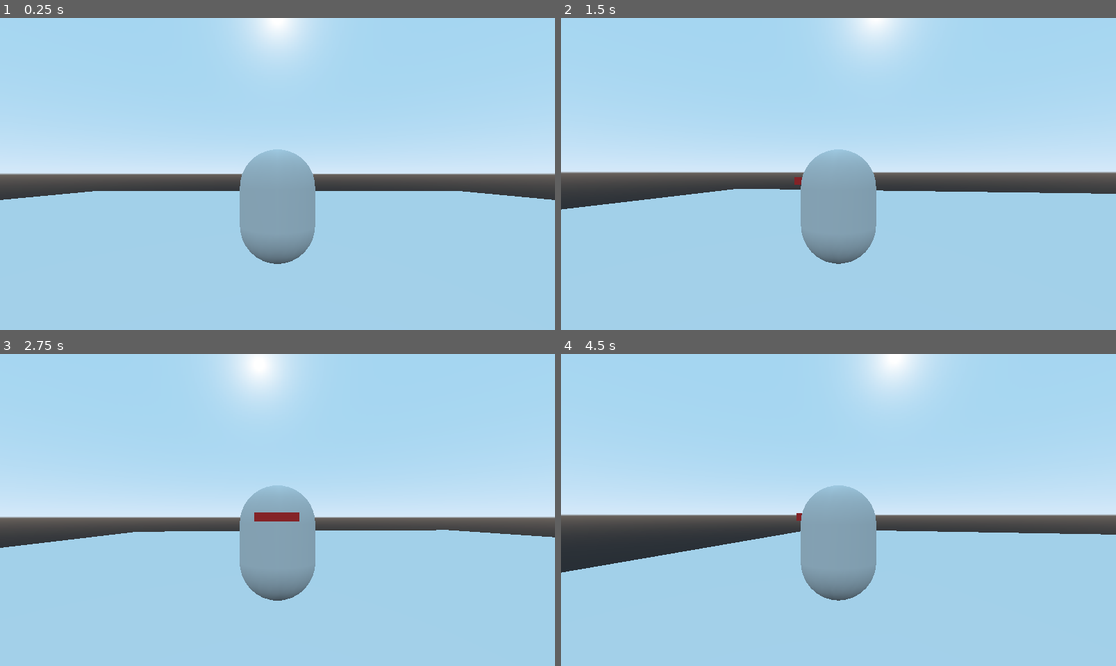
Above: before the commit, frames 1-4 (two rows, left to right).
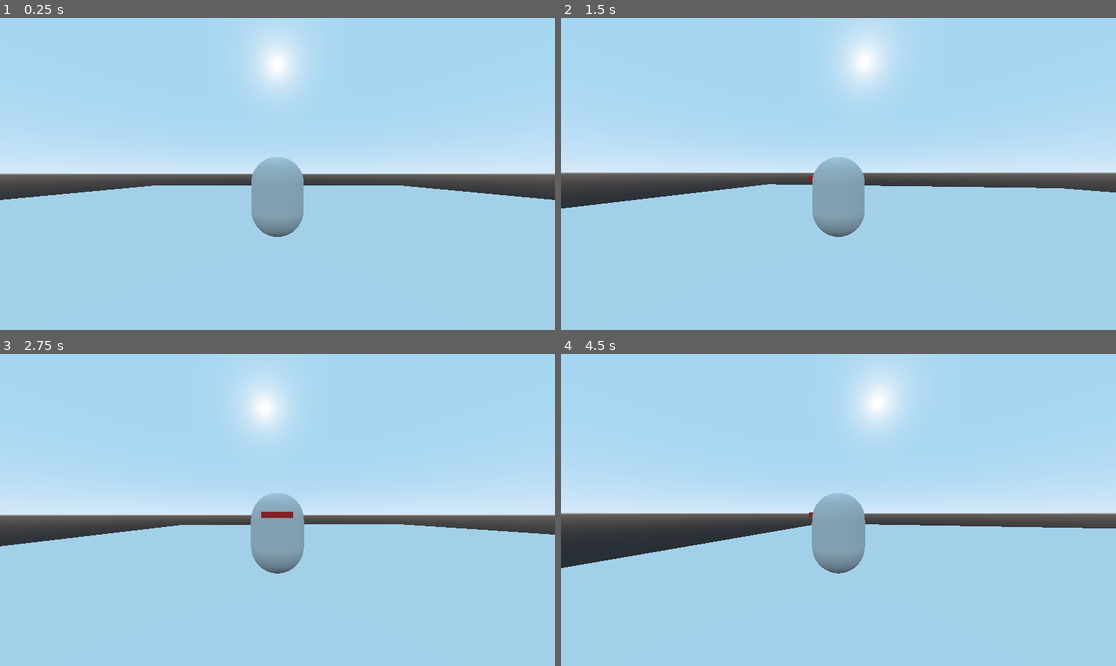
Above: after the commit, the same moments.

Repository: MegaModular/Game-Gam-2022
Game: Godot game, scene res://Main.tscn
The game is run twice, just before and just after one commit, with the same random seed, the same clock (stepped at 60 frames per second) and the same inputs.
Inputs (mouse positions are in pixels of both pictures, inside the frame that each line leads up to):
- Up to frame 1 (0.25 s): no input
- Up to frame 2 (1.5 s): tap Enter at 0.5 s; move the mouse to (866, 174) at 0.52 s; hold A (a) 0.53-1.28 s; tap D (d) at 0.8, 1.35 s; move the mouse to (810, 174) at 1.27 s
- Up to frame 3 (2.75 s): tap S (s) at 1.55 s; move the mouse to (288, 503) at 2.02 s; hold S (s) from 2.03 s (still down); tap W (w) at 2.3 s
- Up to frame 4 (4.5 s): tap Space (space) at 2.75 s; move the mouse to (832, 516) at 2.77 s; release S (s) at 2.78 s; tap W (w) at 2.85 s; tap A (a) at 3.05 s; move the mouse to (877, 513) at 3.52 s; hold A (a) 3.53-4.28 s; tap D (d) at 3.8, 4.35 s; move the mouse to (794, 506) at 4.27 s

The runs differ from the first frame. In frame 1, 4.3% of the frame differs, in the area x 18-82%, y 0-79%; in frame 2, 4.9%; in frame 3, 6.0%; in frame 4, 6.1%, in the area x 0-100%, y 0-80%.
Error before the commit: Parse Error: Variable "Camera" shadows a native class. (res://Player/Scripts/Camera.gd:3)

Commit message:
Camear update2

Diff:
--- a/Main.tscn
+++ b/Main.tscn
@@ -16,6 +16,7 @@
 material/0 = null
 
 [node name="StaticBody" type="StaticBody" parent="MeshInstance"]
+collision_layer = 9
 
 [node name="CollisionShape" type="CollisionShape" parent="MeshInstance/StaticBody"]
 shape = SubResource( 2 )
--- a/Player/Camera.tscn
+++ b/Player/Camera.tscn
@@ -1,15 +1,10 @@
-[gd_scene load_steps=2 format=2]
-
-[ext_resource path="res://Player/Scripts/Camera.gd" type="Script" id=1]
+[gd_scene format=2]
 
 [node name="CameraHolder" type="Spatial"]
-script = ExtResource( 1 )
 
-[node name="Camera" type="Camera" parent="."]
+[node name="ClippedCamera" type="ClippedCamera" parent="."]
 transform = Transform( 1, 0, 0, 0, 1, 0, 0, 0, 1, 0, 0, 6 )
 current = true
-
-[node name="RayCast" type="RayCast" parent="."]
-transform = Transform( 1, 0, 0, 0, -4.37114e-08, 1, 0, -1, -4.37114e-08, 0, 0, 0 )
-enabled = true
-cast_to = Vector3( 0, -7, 0 )
+fov = 90.0
+margin = 10.0
+collision_mask = 8
--- a/Player/Player1.tscn
+++ b/Player/Player1.tscn
@@ -1,18 +1,9 @@
-[gd_scene load_steps=7 format=2]
+[gd_scene load_steps=4 format=2]
 
 [ext_resource path="res://Player/Scripts/Player1.gd" type="Script" id=1]
 [ext_resource path="res://Player/Camera.tscn" type="PackedScene" id=2]
 
 [sub_resource type="CapsuleShape" id=5]
-
-[sub_resource type="CapsuleMesh" id=1]
-
-[sub_resource type="SpatialMaterial" id=3]
-albedo_color = Color( 0.266667, 0.192157, 0.192157, 1 )
-
-[sub_resource type="CubeMesh" id=4]
-material = SubResource( 3 )
-size = Vector3( 0.5, 0.5, 1 )
 
 [node name="Player1" type="KinematicBody"]
 script = ExtResource( 1 )
@@ -21,18 +12,6 @@
 transform = Transform( 1, 0, 0, 0, -4.37114e-08, -1, 0, 1, -4.37114e-08, 0, 0, 0 )
 shape = SubResource( 5 )
 
-[node name="MeshInstance" type="MeshInstance" parent="."]
-transform = Transform( 1, 0, 0, 0, -4.37114e-08, -1, 0, 1, -4.37114e-08, 0, 0, 0 )
-visible = false
-mesh = SubResource( 1 )
-material/0 = null
-
-[node name="MeshInstance2" type="MeshInstance" parent="."]
-transform = Transform( -4.37114e-08, 0, 1, 0, 1, 0, -1, 0, -4.37114e-08, 0.0124323, 0.713207, -0.803383 )
-visible = false
-mesh = SubResource( 4 )
-material/0 = null
-
 [node name="CameraHolder" parent="." instance=ExtResource( 2 )]
 transform = Transform( 1, 0, 0, 0, 1, 0, 0, 0, 1, 0, 0.843122, 0 )
 
--- a/Player/Player1Test.tscn
+++ b/Player/Player1Test.tscn
@@ -12,7 +12,7 @@
 material = SubResource( 2 )
 size = Vector3( 1, 0.2, 0.2 )
 
-[node name="Spatial" type="Spatial"]
+[node name="Player" type="Spatial"]
 script = ExtResource( 2 )
 
 [node name="Player1" parent="." instance=ExtResource( 1 )]
--- a/Player/Scripts/Camera.gd
+++ /dev/null
@@ -1,13 +0,0 @@
-extends Spatial
-
-onready var Camera = $Camera
-
-func _ready():
-	pass # Replace with function body.
-
-func _process(_delta):
-
-	if $RayCast.is_colliding():
-		$Camera.translation.z = $RayCast.get_collision_point().z
-	else:
-		$Camera.translation.z = 6
